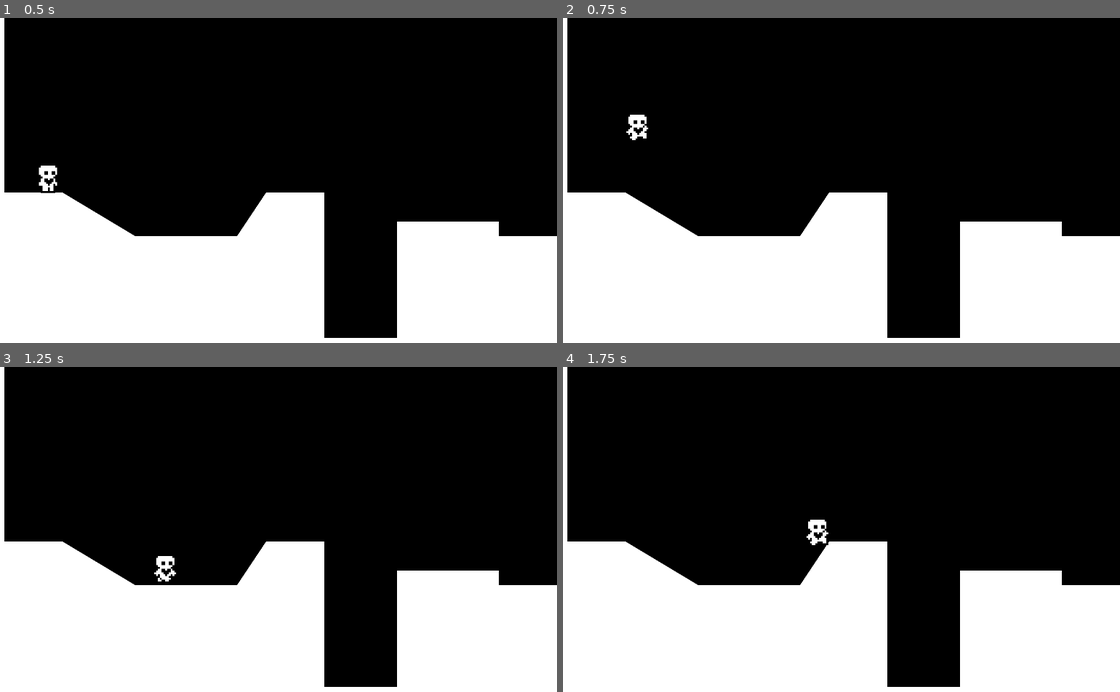
Above: before the commit, frames 1-4 (two rows, left to right).
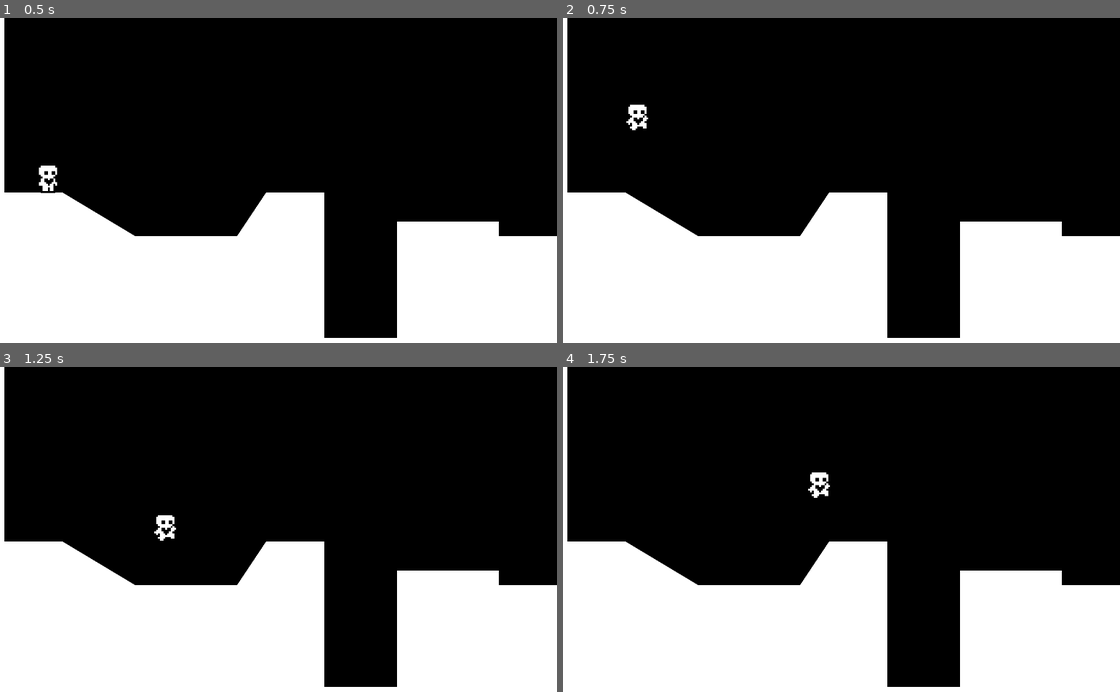
Above: after the commit, the same moments.

Repository: GreyCDevs/platformer-godot-practice
Game: Godot game, scene res://Scenes/world/world.tscn
Same seed, same stepped clock (60 frames per second), same inputs: the game is played once before the commit and once after it.
Inputs:
- Up to frame 1 (0.5 s): no input
- Up to frame 2 (0.75 s): tap Enter at 0.5 s; hold Right (ui_right) from 0.53 s (still down); tap Up (ui_up) at 0.6 s
- Up to frame 3 (1.25 s): keep holding Right (ui_right); tap Up (ui_up) at 0.77, 1.07 s
- Up to frame 4 (1.75 s): keep holding Right (ui_right); tap Up (ui_up) at 1.35, 1.52 s

Frame 1 is identical in both runs. In frame 2, 0.2% of the frame differs, in the area x 11-16%, y 26-38%; in frame 3, 0.4%; in frame 4, 0.4%, in the area x 43-49%, y 32-55%.

Commit message:
add coyote jump

Diff:
--- a/Scenes/player/player.gd
+++ b/Scenes/player/player.gd
@@ -7,7 +7,7 @@
 const JUMP_VELOCITY = -300.0
 
 @onready var animated_sprite_2d: AnimatedSprite2D = $AnimatedSprite2D
-
+@onready var coyote_jump_timer: Timer = $CoyoteJumpTimer
 
 func _physics_process(delta: float) -> void:
 	var input_axis := Input.get_axis("ui_left", "ui_right")
@@ -16,20 +16,23 @@
 	handle_jump()
 	handle_movement(input_axis, delta)
 	update_animations(input_axis)
+	var was_on_floor = is_on_floor()
 	move_and_slide()
+	var just_left_ledge = was_on_floor and not is_on_floor() and velocity.y >= 0
+
+	if just_left_ledge:
+		coyote_jump_timer.start()
 
 func apply_gravity(delta: float) -> void:
 	if not is_on_floor():
 		velocity += get_gravity() * delta
 
 func handle_jump() -> void:
-	if not is_on_floor():
-		if Input.is_action_just_released("ui_up") and velocity.y < JUMP_VELOCITY / 2:
-			velocity.y = JUMP_VELOCITY / 2
-	else:
+	if is_on_floor() or coyote_jump_timer.time_left > 0.0:
 		if Input.is_action_just_pressed("ui_up"):
 			velocity.y = JUMP_VELOCITY
-
+		if not is_on_floor() and (Input.is_action_just_released("ui_up") and velocity.y < JUMP_VELOCITY / 2):
+			velocity.y = JUMP_VELOCITY / 2
 
 func handle_movement(input_axis: float, delta: float) -> void:
 	handle_acceleration(input_axis, delta)
--- a/Scenes/player/player.tscn
+++ b/Scenes/player/player.tscn
@@ -101,3 +101,6 @@
 scale = Vector2(1.07143, 1.07143)
 shape = SubResource("RectangleShape2D_kf5c0")
 script = SubResource("GDScript_mxepk")
+
+[node name="CoyoteJumpTimer" type="Timer" parent="."]
+wait_time = 0.15
